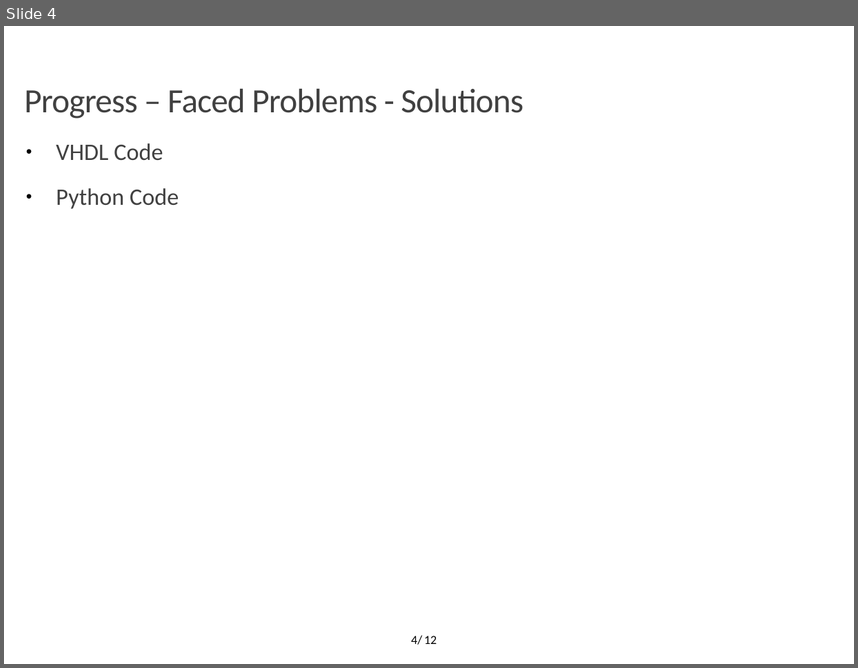
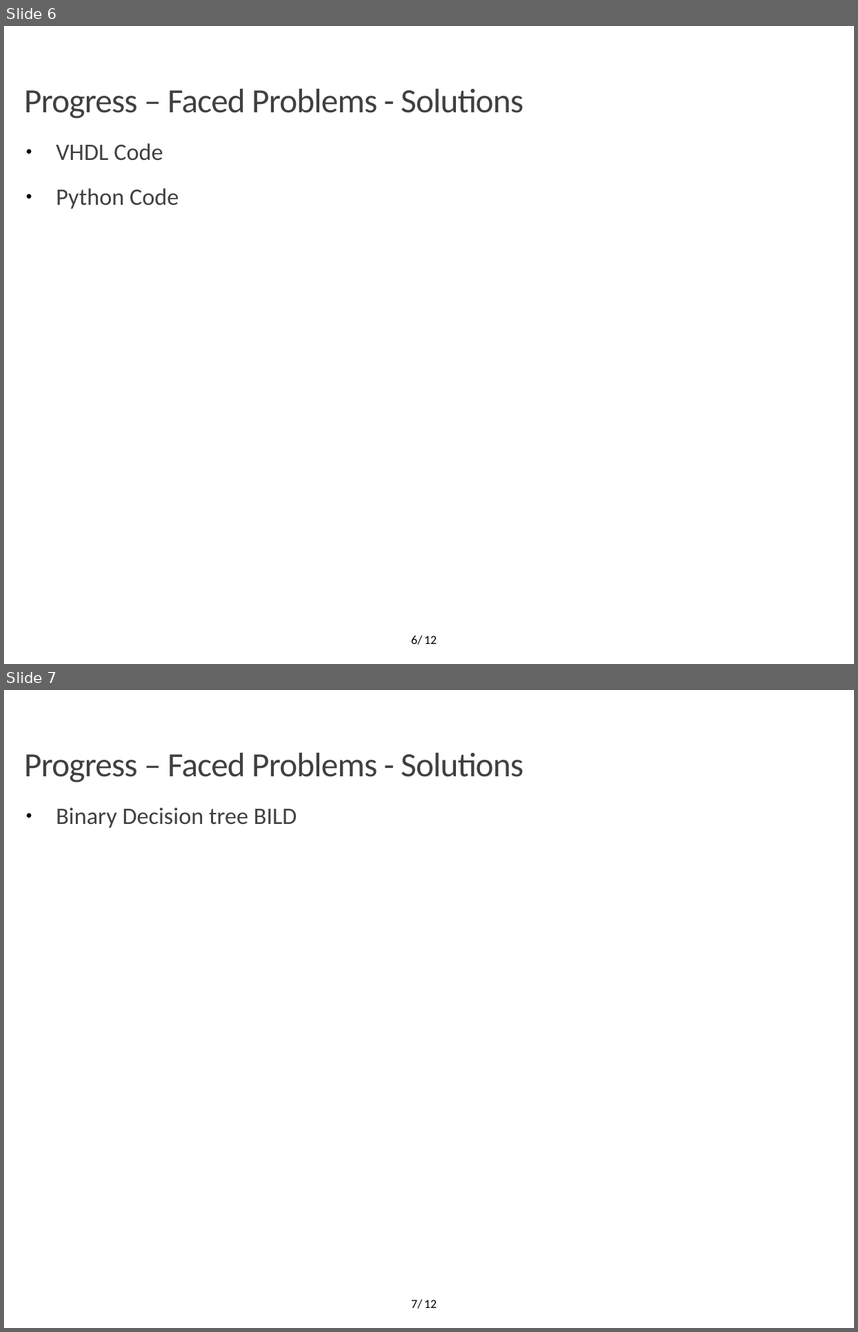
Before and after one commit to OrionLightning/Approximate-Circuit, a slide deck: Presentation Slides/Midterm 23-11-2021.pptx. Shown one above the other, each under a label of ours: slide 4 before the commit, slides 6 and 7 after it. The pictures are 858x668 and 858x1332 pixels, drawn with LibreOffice and Linux fonts; fonts in the diff are those of the drawing; background and template pictures are left out. Boxes give left, top, right and bottom in pixels: in the first picture for what was removed or moved away, otherwise in the second. Text is boxed around its words. In the diff, an @@ line names an element or a change of style, - is before the commit and + after.

```diff
--- a/Presentation Slides/Midterm 23-11-2021.pptx
+++ b/Presentation Slides/Midterm 23-11-2021.pptx
@@ slide 7 added at bbox=[4, 690, 854, 1328], background #FFFFFF; not listed: 1 template element that a slide beside it also shows @@
@@ text added at bbox=[24, 753, 524, 782], 28.8 pt, text #404040 @@
+Progress – Faced Problems - Solutions
@@ text added at bbox=[56, 807, 297, 828], 20 pt, text #404040 @@
+● Binary Decision tree BILD
@@ page number added at bbox=[411, 1299, 422, 1308], 10.5 pt, text #000000 @@
+7/
@@ what was slide 4 is now slide 6 @@
@@ page number at bbox=[411, 635, 422, 644]: text changed @@
-4/
+6/
```
Also in this commit, not shown: 1 slide changed, 3 other slides added, 1 slide removed.
